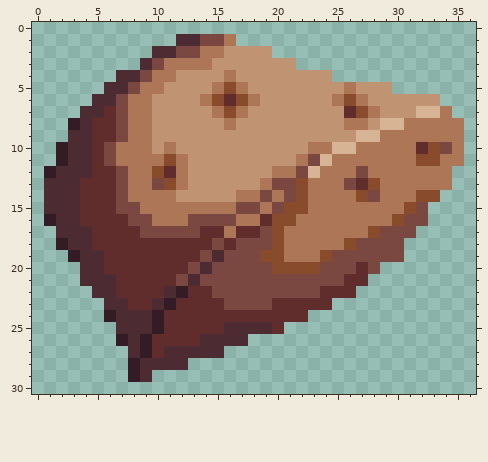
Pixel-art sprite, stored at Rootatouille/Assets/Sprites/Cauldron/Cork.png. Above, as it was before the edit.
The file is 273x243 pixels. The old version is drawn lined up with the new one, on the new canvas.
Once edited:
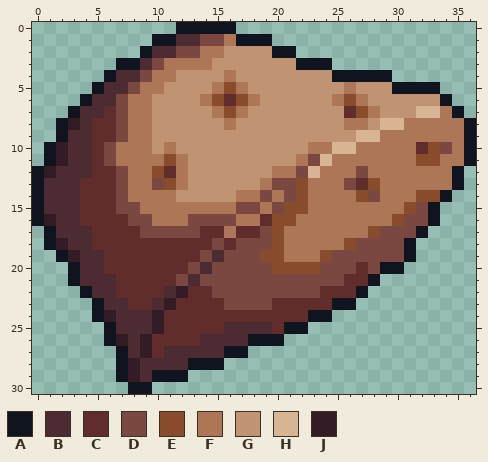
Palette (. is transparent): A #10141f  B #4d2b32  C #602c2c  D #7a4841  E #884b2b  F #ad7757  G #c09473  H #d7b594  J #341c27
Diff:
canvas 273x243 -> 37x31, the old top-left corner now at -194,-208 (the part of the old canvas that was cut away was empty and is not shown)
The edit adds colour A in row 0 at x 12 to 16; in row 1 at x 10 to 11 and 17 to 19; in row 2 at x 9 and 20 to 21; in row 3 at x 7 to 8 and 22 to 24; in row 4 at x 6 and 25 to 29; in row 5 at x 5 and 30 to 33.
The edit adds colour A in row 6 at x 4 and 34; in row 7 at x 3 and 35; in rows 8 to 9 at x 2 and 36; in rows 10 to 11 at x 1 and 36; in rows 12 to 13 at x 0 and 35; in row 14 at x 0 and 34.
The edit adds colour A in rows 15 to 16 at x 0 and 33; in row 17 at x 1 and 32; in row 18 at x 1 and 31; in row 19 at x 2 and 31; in row 20 at x 3 and 29 to 30; in row 21 at x 3 and 28.
The edit adds colour A in row 22 at x 4 and 27; in row 23 at x 5 and 25 to 26; in row 24 at x 5 and 23 to 24; in row 25 at x 6 and 21 to 22; in row 26 at x 6 and 18 to 20; in row 27 at x 7 and 16 to 17.
The edit adds colour A in row 28 at x 7 and 13 to 15; in row 29 at x 7 and 10 to 12; in row 30 at x 8 to 9.
